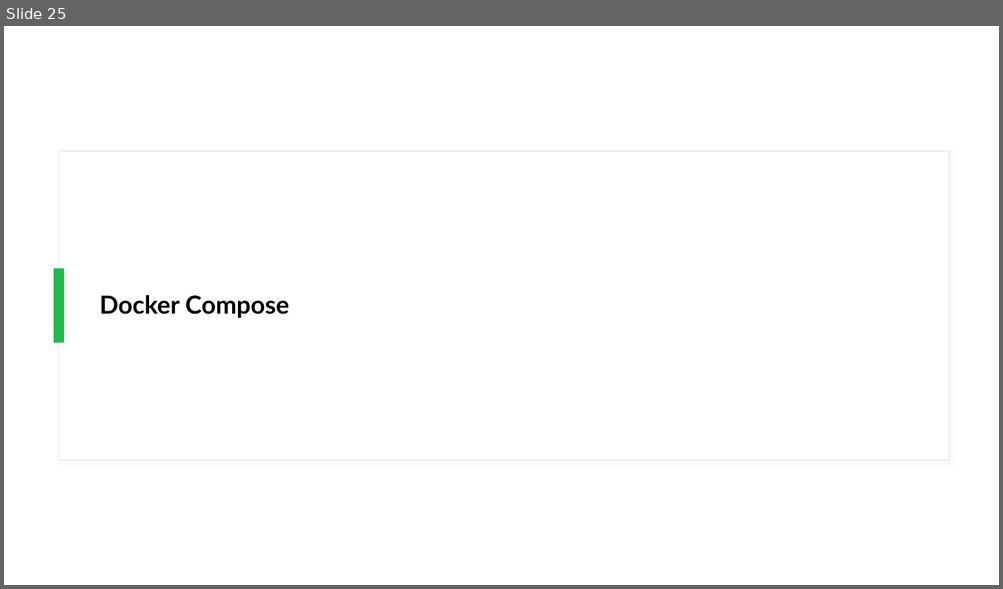
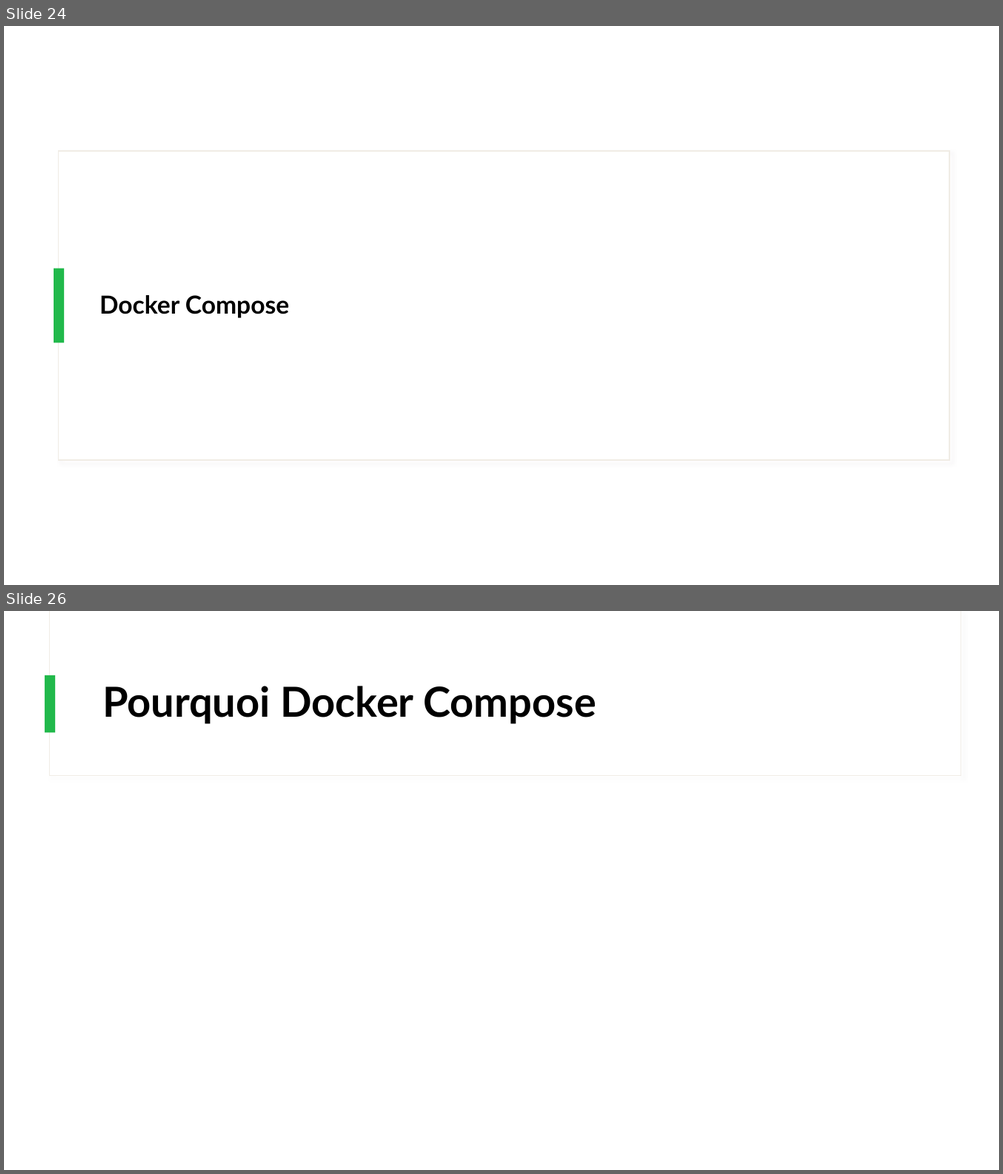
Before and after one commit to IPSSIASIDEV2/Jedy-DockerKubernetes-Formation, a slide deck: Cours/Cours.pptx. Shown one above the other, each under a label of ours: slide 25 before the commit, slides 24 and 26 after it; the slides between them are not shown. The pictures are 1003x589 and 1003x1174 pixels, drawn with LibreOffice and Linux fonts; fonts in the diff are those of the drawing. Boxes give left, top, right and bottom in pixels: in the first picture for what was removed or moved away, otherwise in the second. Text is boxed around its words. In the diff, an @@ line names an element or a change of style, - is before the commit and + after.

```diff
--- a/Cours/Cours.pptx
+++ b/Cours/Cours.pptx
@@ slide 26 added at (x1=4, y1=611, x2=999, y2=1170), background #FFFFFF @@
@@ rectangle added at (x1=50, y1=611, x2=961, y2=776), fill #FFFFFF, outline #F0ECE5 0.75 pt @@
@@ rectangle added at (x1=51, y1=611, x2=961, y2=775), fill #FFFFFF @@
@@ rectangle added at (x1=45, y1=675, x2=56, y2=732), fill #21B94B @@
@@ title added at (x1=102, y1=686, x2=596, y2=724), 40 pt, text #000000, bold @@
+Pourquoi Docker Compose
@@ what was slide 25 is now slide 24 @@
```
Also in this commit, not shown: 3 other slides added, 1 slide removed, 1 other file.
